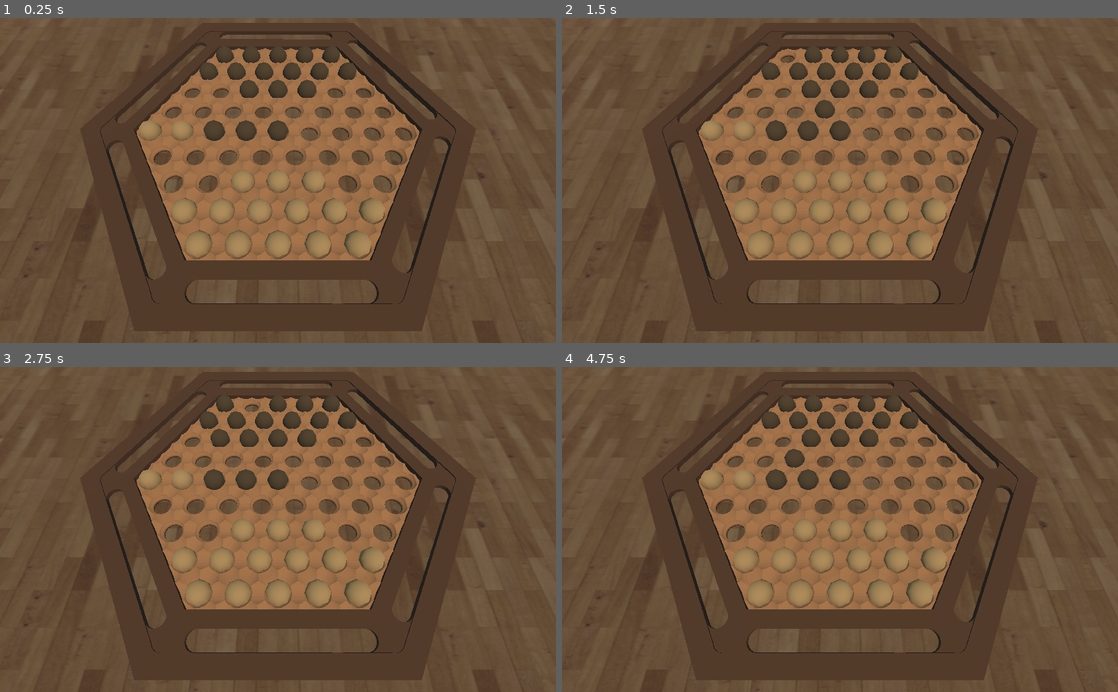
Above: before the commit, frames 1-4 (two rows, left to right).
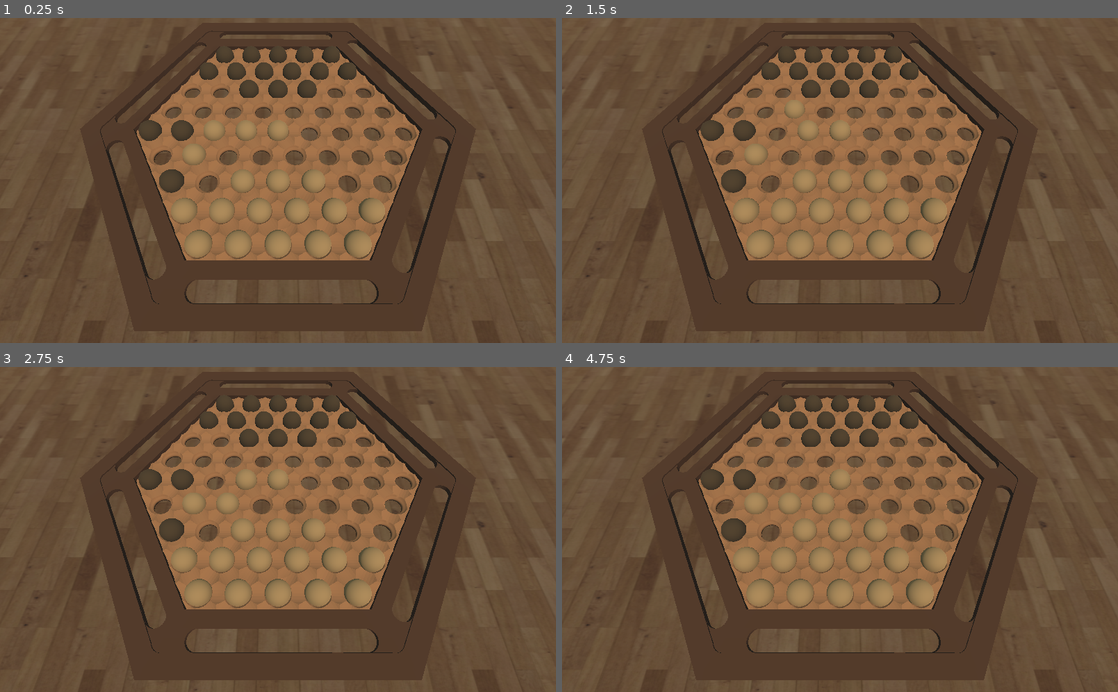
Above: after the commit, the same moments.

Repository: alijfri99/AI-Abalone
Game: Godot game, scene res://Scenes/Game.tscn
Two runs of this game, one before a commit and one after it. Both use one fixed random seed, a clock stepped at 60 frames per second and the inputs below.
Inputs:
- Up to frame 1 (0.25 s): no input
- Up to frame 2 (1.5 s): tap Enter (ui_accept) at 0.5, 0.77, 1.25 s
- Up to frame 3 (2.75 s): tap Enter (ui_accept) at 1.52, 2 s
- Up to frame 4 (4.75 s): tap Enter (ui_accept) at 2.75, 3.02, 3.5, 3.77, 4.25, 4.52 s

The runs differ from the first frame. In frame 1, 1.7% of the frame differs, in the area x 24-70%, y 8-74%; in frame 2, 2.0%; in frame 3, 2.0%; in frame 4, 2.2%.

Commit message:
Rewrote some names in the get_stats method to increase the expressiveness, and changed its return type from a list to a dictionary

Diff:
--- a/Scenes/Black Piece.tscn
+++ b/Scenes/Black Piece.tscn
@@ -3,8 +3,7 @@
 [ext_resource path="res://Assets/Black Piece.tres" type="Material" id=1]
 
 [sub_resource type="SphereMesh" id=1]
-radial_segments = 8
-rings = 8
+rings = 64
 
 [node name="Black Piece" type="Spatial"]
 
--- a/Scenes/White Piece.tscn
+++ b/Scenes/White Piece.tscn
@@ -3,8 +3,7 @@
 [ext_resource path="res://Assets/White Piece.tres" type="Material" id=1]
 
 [sub_resource type="SphereMesh" id=1]
-radial_segments = 8
-rings = 8
+rings = 64
 
 [node name="White Piece" type="Spatial"]
 
--- a/Scripts/BoardManager.gd
+++ b/Scripts/BoardManager.gd
@@ -10,13 +10,16 @@
 func _ready():
 	init_board()
 	# test_board()
-	current_board[26] = WHITE
-	current_board[27] = WHITE
-	current_board[28] = BLACK
-	current_board[29] = BLACK
-	current_board[30] = BLACK
+	current_board[26] = BLACK
+	current_board[27] = BLACK
+	current_board[28] = WHITE
+	current_board[29] = WHITE
+	current_board[30] = WHITE
+	current_board[36] = WHITE
+	current_board[43] = BLACK
 	var state = State.new(current_board, 0, 0)
-	successors = Successor.calculate_successor(state, BLACK)
+	successors = Successor.calculate_successor(state, WHITE)
+	print(len(successors))
 
 func init_board():
 	var file = File.new()
@@ -37,14 +40,6 @@
 		current_board.append(cell_value)
 		neighbors.append(adjacency_lists[str(i)])
 
-#func get_nth_neighbor(cell_number, n, direction): # returns the nth neighbor of a cell in a given direction
-#		var neighbor = cell_number
-#		for i in range(n, 0, -1):
-#			neighbor = neighbors[neighbor][direction]
-#			if neighbor == -1:
-#				return -1
-#		return neighbor
-
 func check_cluster(board, cell_number, piece, cluster_length, cluster_direction):
 	if board[cell_number] != piece:
 		return false
@@ -59,20 +54,20 @@
 	return true
 
 func get_stats(board, cell_number, piece, cluster_length, cluster_direction):
-	var num_pieces = 0
+	var num_side_pieces = 0
 	var num_opponent_pieces = 0
 	var piece_has_space = false
 	var opponent_has_space = false
-	var sandwich = false
+	var is_sandwich = false
 
 	var current_point = cell_number
 	for i in range(0, cluster_length + cluster_length):
 		if board[current_point] == piece:
 			if num_opponent_pieces > 0:
-				sandwich = true
+				is_sandwich = true
 				break
 			else:
-				num_pieces += 1
+				num_side_pieces += 1
 				if neighbors[current_point][cluster_direction] != -1:
 					if board[neighbors[current_point][cluster_direction]] == EMPTY and i == cluster_length - 1:
 						piece_has_space = true
@@ -82,17 +77,19 @@
 			continue
 
 		else: # opponent
-			if num_pieces == cluster_length:
+			if num_side_pieces == cluster_length:
 				num_opponent_pieces += 1
 			if neighbors[current_point][cluster_direction] != -1:
-				if board[neighbors[current_point][cluster_direction]] == EMPTY and piece_has_space == false and num_pieces == cluster_length and i != cluster_length + cluster_length - 1:
+				if board[neighbors[current_point][cluster_direction]] == EMPTY and piece_has_space == false and num_side_pieces == cluster_length and i != cluster_length + cluster_length - 1:
 					opponent_has_space = true
 					break
 
 		current_point = neighbors[current_point][cluster_direction]
 		if current_point == -1:
 			break
-	return [num_pieces, num_opponent_pieces, piece_has_space, opponent_has_space, sandwich]
+	return {"number of side pieces" : num_side_pieces, "number of opponent pieces" : num_opponent_pieces, \
+			"piece has space" : piece_has_space, "opponent has space" : opponent_has_space,
+			"is sandwich" : is_sandwich}
 
 func test_board():
 	for i in range(61):
--- a/Scripts/Move.gd
+++ b/Scripts/Move.gd
@@ -33,16 +33,16 @@
 
 	var stats = BoardManager.get_stats(state.board, starting_point, piece, cluster_length, move_direction)
 
-	if stats[4] == true: # sandwich
+	if stats["is sandwich"] == true:
 		return [false]
 	else:
-		if stats[2]: # piece has space
+		if stats["piece has space"]:
 			return [true, starting_point, cluster_length, false] # move is legal, shift as many as 'cluster length' pieces, score does not change
-		elif stats[3]: # opponent has space
-			return [true, starting_point, stats[0] + stats[1], false]
+		elif stats["opponent has space"]:
+			return [true, starting_point, stats["number of side pieces"] + stats["number of opponent pieces"], false]
 		else:
-			if stats[0] > stats[1] and stats[1] != 0:
-				return [true, starting_point, stats[0] + stats[1] - 1, true] # score changes
+			if stats["number of side pieces"] > stats["number of opponent pieces"] and stats["number of opponent pieces"] != 0:
+				return [true, starting_point, stats["number of side pieces"] + stats["number of opponent pieces"] - 1, true] # score changes
 			else:
 				return [false]
 
@@ -55,18 +55,18 @@
 
 static func execute_directional_move(state, piece, move_direction, status):
 	var current_point = status[1]
-	var n1 = 0
-	var n2 = 0
+	var next_1 = 0
+	var next_2 = 0
 
 	state.board[current_point] = BoardManager.EMPTY
-	n1 = piece
-	n2 = state.board[BoardManager.neighbors[current_point][move_direction]]
+	next_1 = piece
+	next_2 = state.board[BoardManager.neighbors[current_point][move_direction]]
 	current_point = BoardManager.neighbors[current_point][move_direction]
 	for i in range(status[2]):
-		state.board[current_point] = n1
-		n1 = n2
+		state.board[current_point] = next_1
+		next_1 = next_2
 		if i != status[2] - 1:
-			n2 = state.board[BoardManager.neighbors[current_point][move_direction]]
+			next_2 = state.board[BoardManager.neighbors[current_point][move_direction]]
 		current_point = BoardManager.neighbors[current_point][move_direction]
 	if status[3]:
 		state.increase_score(piece)
